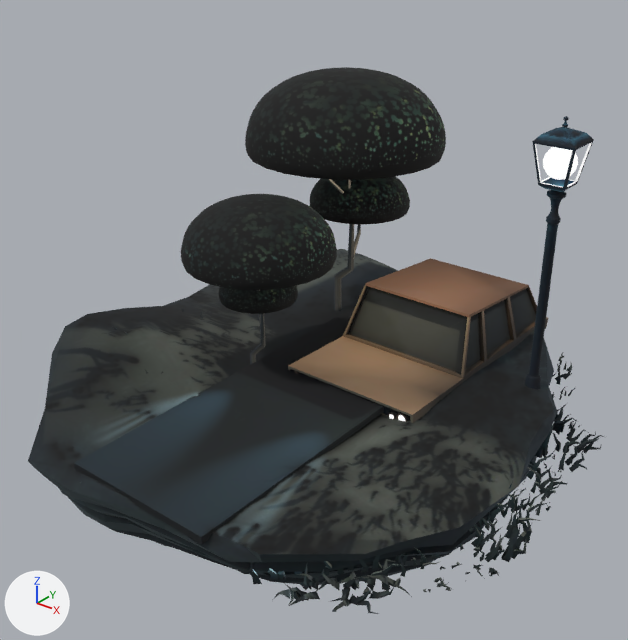
One commit to the FBX model Assets/Meshes/car_terrain.fbx: the scene before it, then after it.
Rendered twice from a camera (50 mm lens) standing at (15.5, -20.1, 14.5) and looking at (-0.9, 0.3, 1.8). The lights are fixed; the arrows at lower left show +X, +Y and +Z. Where no turn or scale is listed for an object, it has been applied to the vertices.

Names of what the first picture shows: 'Auto_1_1', 'Auto_1_1_1', 'Cube_1', 'Hair_1', 'Sphere', 'Tree_1_1', 'Tree_1_1_1', 'paal'.
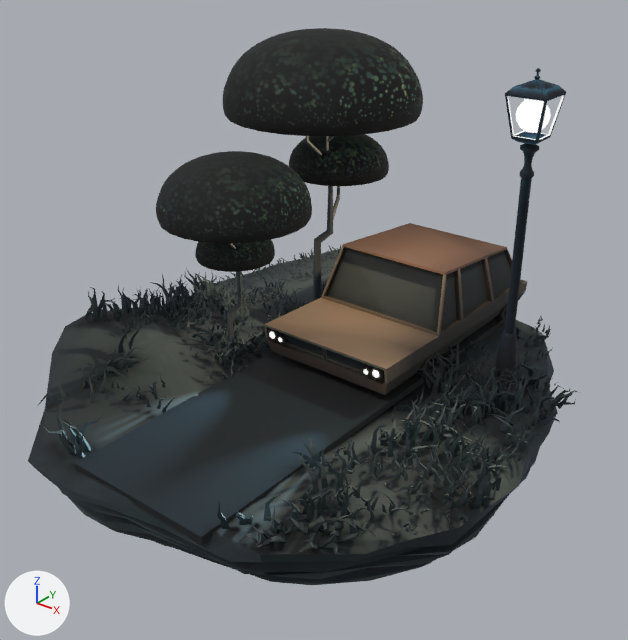
What differs and where, as boxes (x1, y1, x2, y2) in the pictures (628 x 640 px):
'Hair_1', moved
    before: (80, 309, 604, 614)
    after: (38, 245, 579, 554)
'Auto_1_1', moved
    before: (288, 258, 548, 423)
    after: (264, 223, 527, 395)
'Tree_1_1', moved
    before: (245, 67, 446, 311)
    after: (223, 28, 423, 301)
'Tree_1_1_1', moved
    before: (181, 194, 337, 365)
    after: (156, 151, 312, 353)
'paal', moved
    before: (524, 116, 594, 389)
    after: (495, 68, 566, 379)
'Sphere', moved
    before: (543, 147, 578, 180)
    after: (516, 99, 551, 133)
'Auto_1_1_1', moved
    before: (389, 414, 405, 421)
    after: (269, 332, 379, 378)

Edits to the bpy script that builds the scene:
```text
Change ob_tree_1_1_1:
    ob_tree_1_1_1.location: (-2.83, -0.53, -2.17) -> (-3.85, -0.53, -0.93)
Change ob_auto_1_1_1:
    ob_auto_1_1_1.location: (1.11, 4.48, 0.0) -> (0.09, 4.48, 1.24)
Change ob_tree_1_1:
    ob_tree_1_1.location: (-3.22, 4.91, -2.17) -> (-4.24, 4.91, -0.93)
Change ob_paal:
    ob_paal.location: (5.44, 4.5, 3.77) -> (4.42, 4.5, 5.01)
Change ob_sphere:
    ob_sphere.location: (5.43, 4.08, 7.44) -> (4.41, 4.08, 8.68)
Change ob_hair_1:
    ob_hair_1.location: (1.11, 0.34, 0.0) -> (0.09, 0.34, 1.24)
Change ob_auto_1_1:
    ob_auto_1_1.location: (1.11, 4.56, 0.0) -> (0.09, 4.56, 1.24)
```
